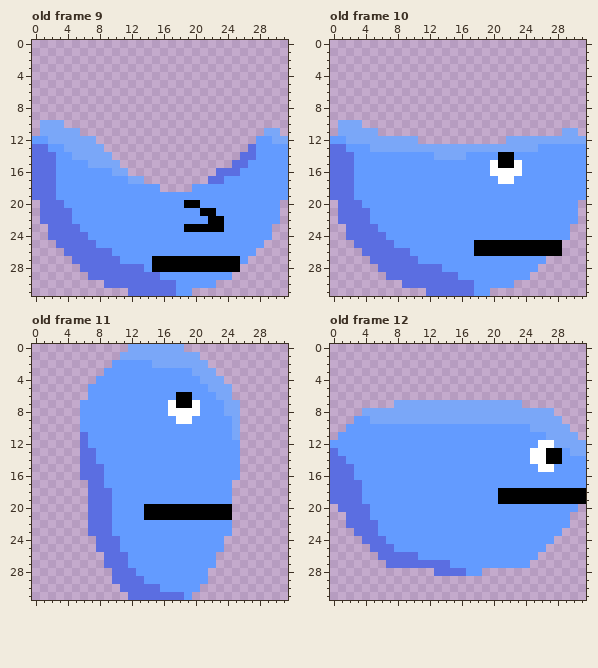
File history of a pixel-art file, art/ase files/player.ase. Above, as it was before the edit.
32x32 pixels, 12 frames. Shown: old frame 9, old frame 10, old frame 11, old frame 12.
After the commit:
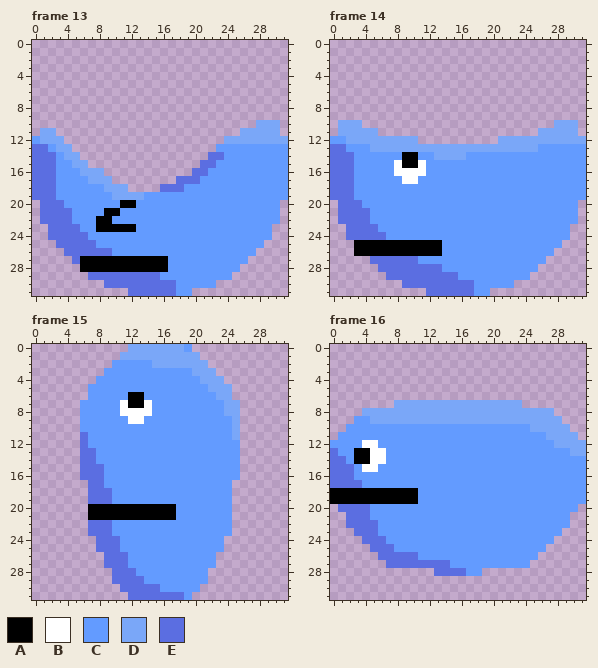
Palette (. is transparent): A #000000  B #ffffff  C #639bff  D #7aa7f8  E #5b6ee1
A new or re-ordered frame is compared with the old frame closest to it.
Commit: animation for jumping and landing left
Difference:
frames 12 -> 16
Changed rows in their new state; - is an unchanged pixel.
Frame 13 is new; against old frame 9, layers "Face", "Lighting", "Layer 1":
first column x 1:
10 ...------------------------DDD
11 --...--------------------DDD--
12 D--....----------------DDDDDD-
13 --D-....--------------CCCCC---
14 ---D-....------------EECCCC---
15 ----DD....----------EECCCC----
16 -----DDD...--------EECCCC-----
17 ------DDD....----EEECCC-------
18 --------DDD....EEEC-----------
19 ---------DDDD-----------------
20 ----------AA------CC----------
21 --------AA----------CC--------
22 -------AA------------CC-------
23 -------AAAAA------CCCCC-------
first column x 6:
27 AAAAAAAAA--CCCCCCCCC
28 AAAAAAAAA--CCCCCCCCC
Frame 14 is new; against old frame 10, layers "Face", "Lighting":
first column x 8:
10 --------------------DDD
11 ------------------DDD--
12 -------------D---------
14 -AA----------CC--------
15 BAAB--------CCCC-------
16 BBBB--------CCCC-------
17 -BB----------CC--------
first column x 3:
25 AAAAAAAAAAA----CCCCCCCCCCC
26 AAAAAAAAAAA----CCCCCCCCCC.
Frame 15 is new; against old frame 11, layers "Face", "Layer 1":
first column x 19:
 0 C
first column x 11:
 6 -AA----CC-
 7 BAAB--CCCC
 8 BBBB--CCCC
 9 -BB----CC-
first column x 7:
20 AAAAAAA----CCCCCCC
21 AAAAAAA----CCCCCCC
Frame 16 is new; against old frame 12, layer "Face":
first column x 0:
12 ----BB--------------------CC----
13 ---AABB------------------CCCC---
14 ---AABB------------------CCCC---
15 ----BB--------------------CC----
18 AAAAAAAAAAA----------CCCCCCCCCCC
19 AAAAAAAAAAA----------CCCCCCCCCCC
